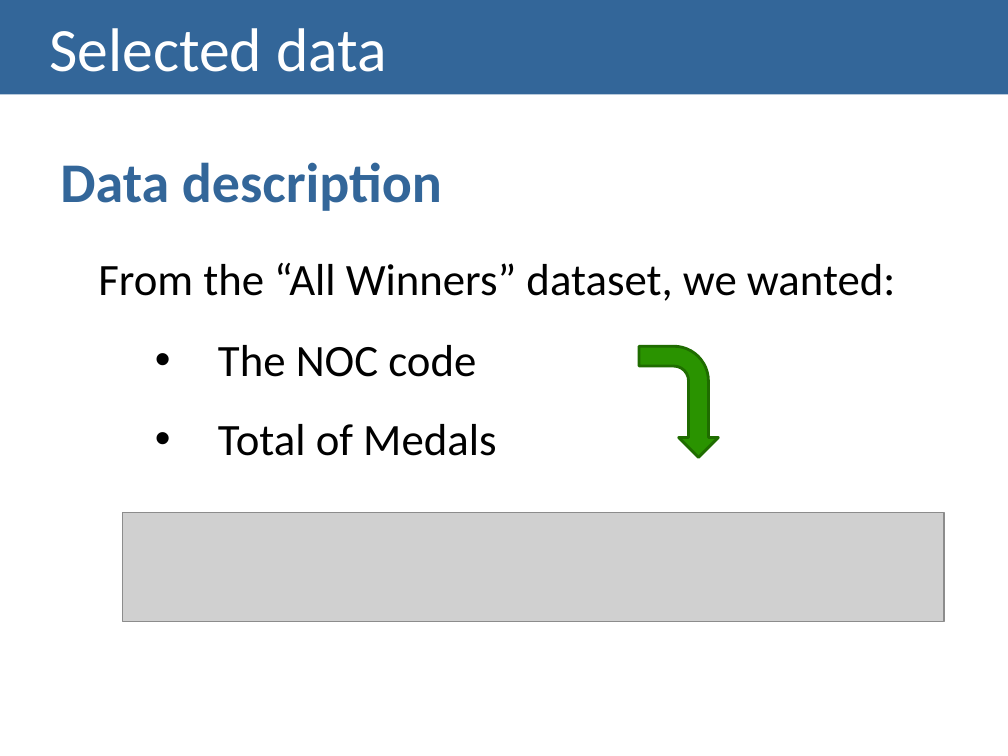
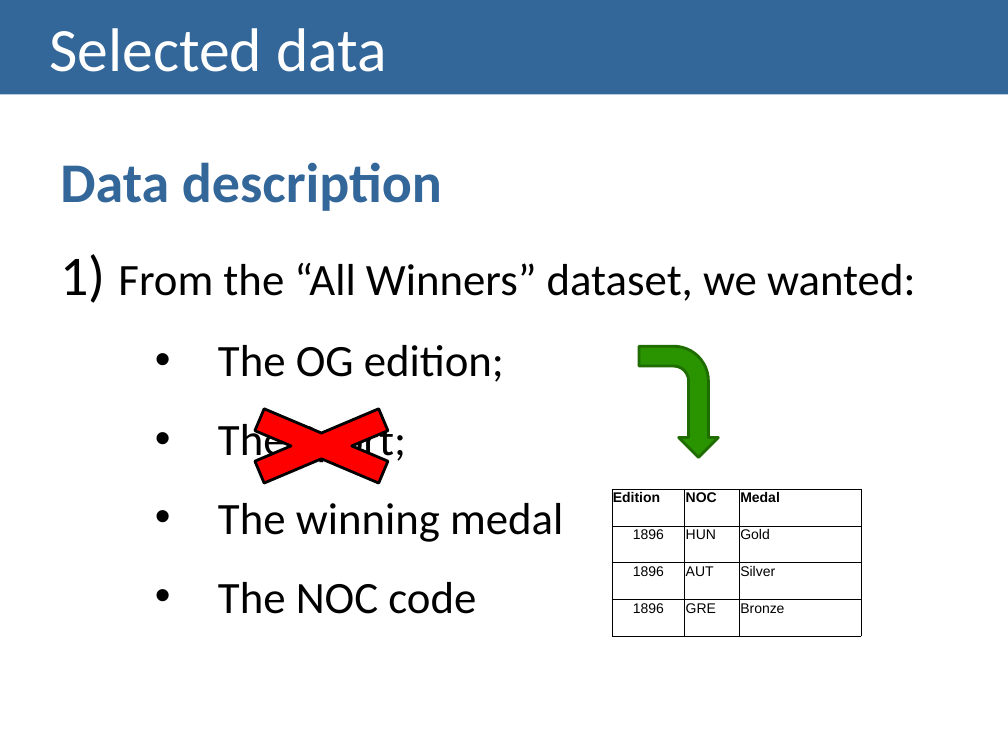
Before and after one commit to carboned4/V_I_2015_1, a slide deck: slide 13 of checkpoint2/G01A - Checkpoint2 Presentation.pptx (slide 11 before the commit). Drawn at 1008x756 pixels with LibreOffice and Linux fonts; fonts in the diff are those of the drawing; grey boxes stand for pictures. Boxes give left, top, right and bottom in pixels: in the first picture for what was removed or moved away, otherwise in the second. Text is boxed around its words. In the diff, an @@ line names an element or a change of style, - is before the commit and + after.

```diff
--- a/checkpoint2/G01A - Checkpoint2 Presentation.pptx
+++ b/checkpoint2/G01A - Checkpoint2 Presentation.pptx
@@ text at (x1=60, y1=254, x2=915, y2=542): text changed @@
-  From the “All Winners” dataset, we wanted:
+  1) From the “All Winners” dataset, we wanted:
+      • The OG edition;
+      • The Sport;
+      • The winning medal
@@ cross added at (x1=203, y1=395, x2=440, y2=496), fill #FF0000, outline #000000 2 pt @@
@@ text at (x1=218, y1=424, x2=496, y2=456): paragraph removed @@
-      • Total of Medals
@@ table added at (x1=612, y1=489, x2=861, y2=636), 4 rows, 3 columns @@
+Edition | NOC | Medal
+1896 | HUN | Gold
+1896 | AUT | Silver
+1896 | GRE | Bronze
@@ picture removed at (x1=123, y1=513, x2=944, y2=621) @@
```
Also in this commit, not shown: 4 other slides changed, 4 slides added.
